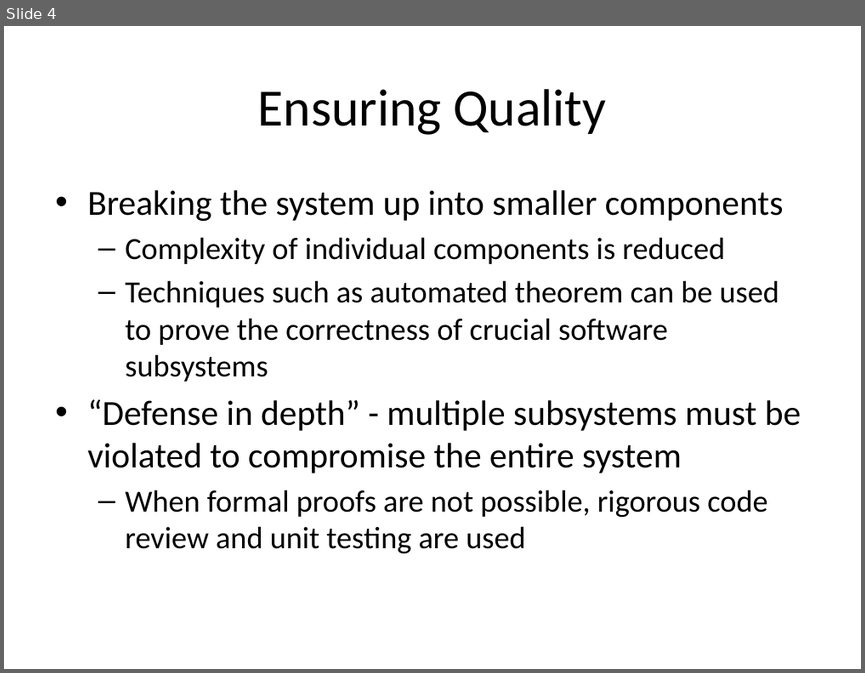
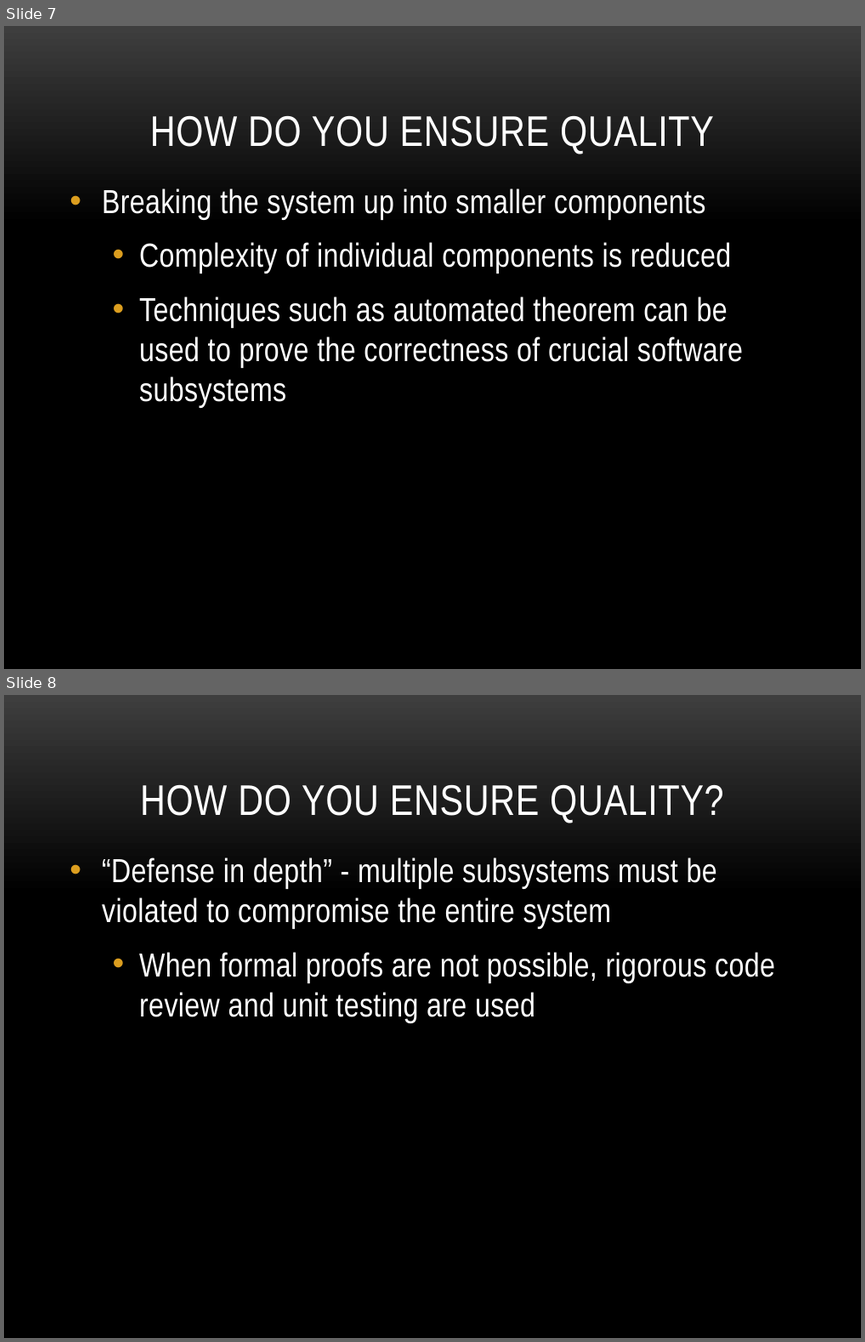
Before and after one commit to petitJAM/Nutrition-App, a slide deck: Milestones and Domain Track/Cyber Security.pptx. Shown one above the other, each under a label of ours: slide 4 before the commit, slides 7 and 8 after it. The pictures are 865x673 and 865x1342 pixels, drawn with LibreOffice and Linux fonts; fonts in the diff are those of the drawing; background and template pictures are left out. Boxes give left, top, right and bottom in pixels: in the first picture for what was removed or moved away, otherwise in the second. Text is boxed around its words. In the diff, an @@ line names an element or a change of style, - is before the commit and + after.

```diff
--- a/Milestones and Domain Track/Cyber Security.pptx
+++ b/Milestones and Domain Track/Cyber Security.pptx
@@ slide 8 added at (4, 695, 861, 1338), background picture (left out) @@
@@ title added at (140, 784, 724, 823), 36 pt, text #FFFFFF @@
+HOW DO YOU ENSURE QUALITY?
@@ text added at (102, 857, 775, 1022), 28 pt, text #FFFFFF @@
+• “Defense in depth” - multiple subsystems must be violated to compromise the entire system
+  • When formal proofs are not possible, rigorous code review and unit testing are used
@@ what was slide 4 is now slide 7 @@
@@ slide 7 changed as well @@
@@ background #FFFFFF to picture (left out) @@
@@ title "HOW DO YOU ENSURE QUALITY" at (150, 115, 714, 154): vertical alignment middle to bottom @@
@@ title at (150, 115, 714, 154): text changed; size 44 to 36 pt; font Calibri to Arial Narrow; text colour #000000 to #FFFFFF @@
-Ensuring Quality
+HOW DO YOU ENSURE QUALITY
@@ text "Breaking the system up into ...": place and size @@
-text "Breaking the system up into ..." at (87, 190, 800, 554)
+text "Breaking the system up into ..." at (102, 188, 743, 407)
@@ text "Breaking the system up into ..." at (102, 188, 743, 407): size 29.6 to 28 pt in "Breaking the system up into smaller components"; font Calibri to Arial Narrow, text colour #000000 to #FFFFFF, letter spacing 0 to 0.3 pt; size 25.9 to 28 pt in "Complexity of individual components is reduced", "Techniques such as automated theorem can be ..."; more space between paragraphs; bullet – to • @@
@@ text at (87, 399, 800, 554): paragraphs removed @@
-• “Defense in depth” - multiple subsystems must be violated to compromise the entire system
-  – When formal proofs are not possible, rigorous code review and unit testing are used
```
Also in this commit, not shown: 8 other slides changed, 10 other slides added, 1 slide removed, 3 other files.
